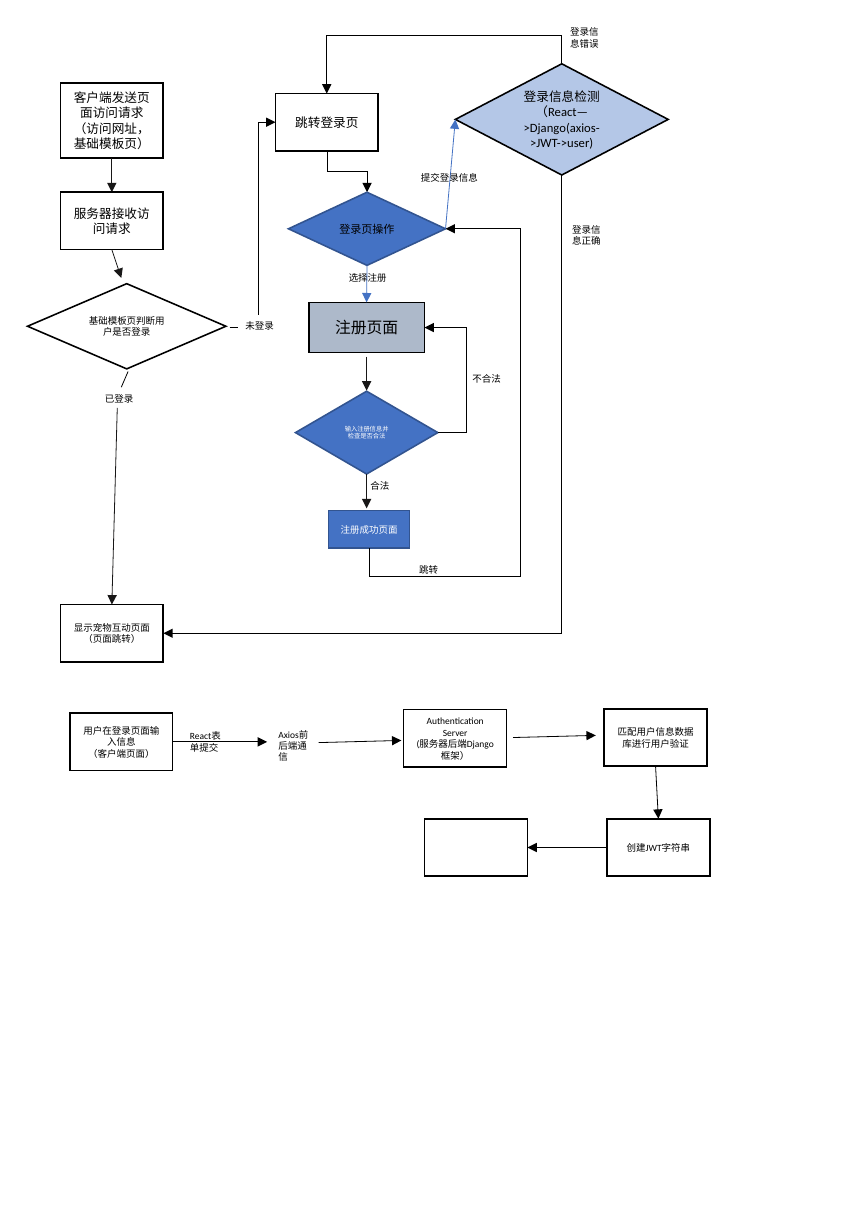
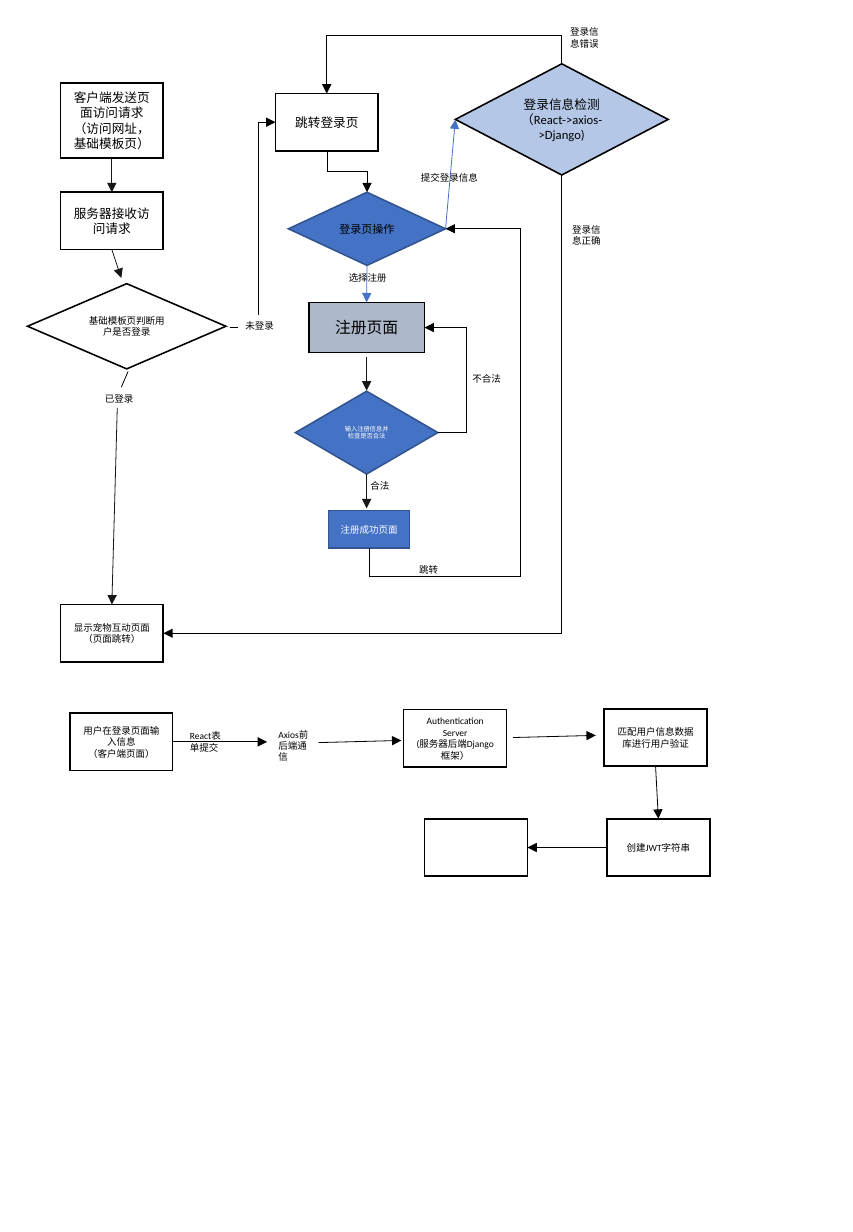
Before and after one commit to z4714/Vcat_AI_virtual_pet, a slide deck: slide 3 of product_document/imgs/图例.pptx. Drawn at 853x1232 pixels with LibreOffice and Linux fonts; fonts in the diff are those of the drawing. Boxes give left, top, right and bottom in pixels: in the first picture for what was removed or moved away, otherwise in the second. Text is boxed around its words. In the diff, an @@ line names an element or a change of style, - is before the commit and + after.

```diff
--- a/product_document/imgs/图例.pptx
+++ b/product_document/imgs/图例.pptx
@@ text in diamond at (521, 113, 602, 141): text changed @@
-（React—>Django(axios->JWT->user)
+（React->axios->Django)
```
Also in this commit, not shown: 5 other slides changed, 1 slide added, 11 other files.
